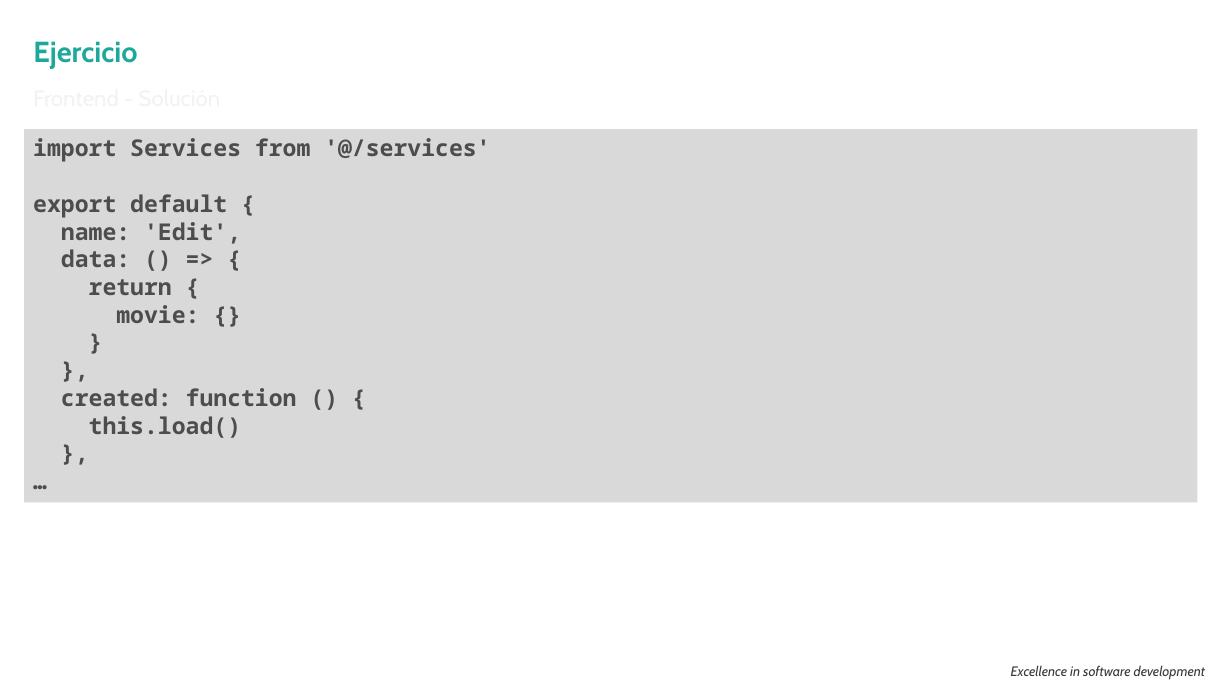
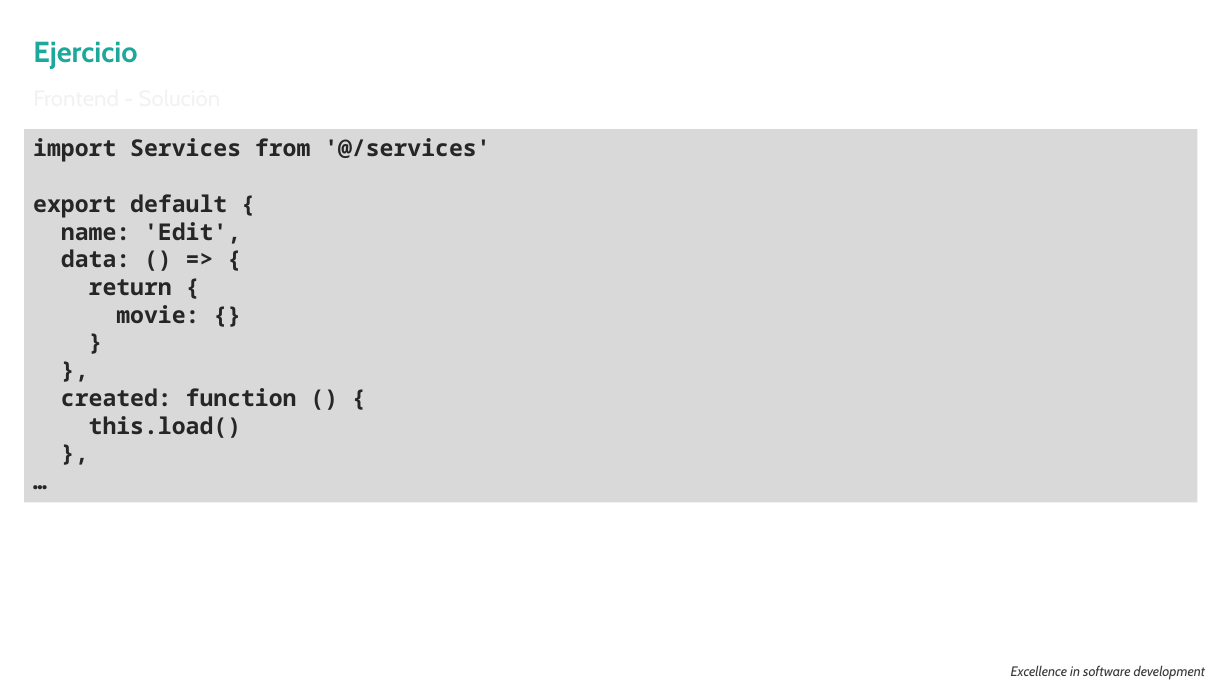
Before and after one commit to hexacta/ort-workshop-2017, a slide deck: slide 22 of Presentacion.pptx. Drawn at 1232x693 pixels with LibreOffice and Linux fonts; fonts in the diff are those of the drawing; background and template pictures are left out. Boxes give left, top, right and bottom in pixels: in the first picture for what was removed or moved away, otherwise in the second. Text is boxed around its words. In the diff, an @@ line names an element or a change of style, - is before the commit and + after.

```diff
--- a/Presentacion.pptx
+++ b/Presentacion.pptx
@@ rectangle "import Services from '@/services'" at (x1=24, y1=129, x2=1198, y2=503): text colour #4D4D4D to #262626 @@
```
Also in this commit, not shown: 3 other slides changed, 50 other files.
